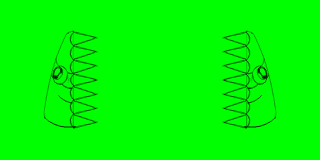
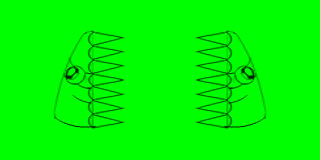
The second 320 × 160 image is a revision of the first. Changes to its layers:
showed group "squash1 (50ms)" (2 layers) over [43, 30, 277, 129]
painted on "Layer #19" over [52, 30, 268, 129]
showed group "squash0 (50ms) copy" (3 layers) over [43, 30, 277, 129]
showed group "HalvesKey (500ms)" (3 layers) over [43, 30, 277, 129]
